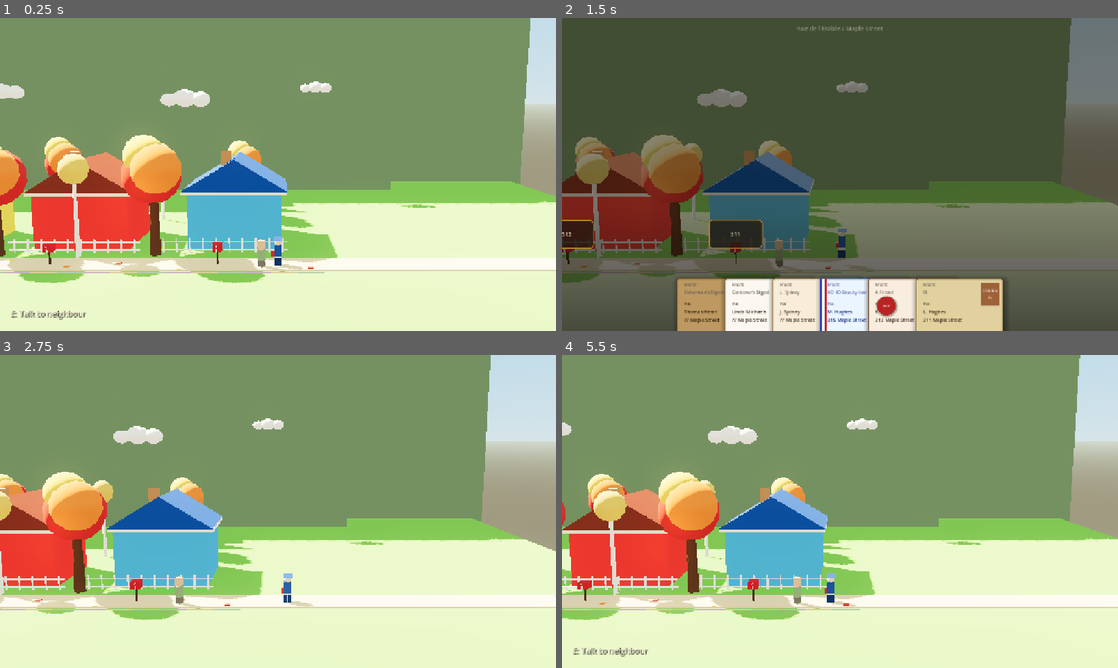
Above: before the commit, frames 1-4 (two rows, left to right).
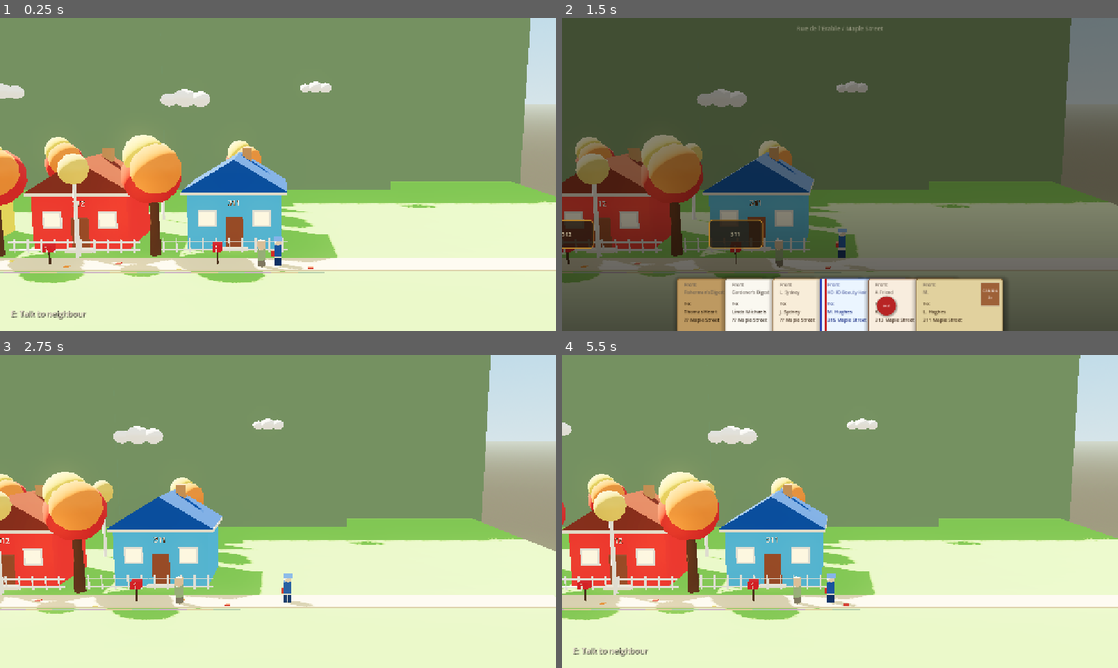
Above: after the commit, the same moments.

Repository: mariam-arab/Mailman
Game: Godot game, scene res://scenes/levels/neighborhood_01.tscn
Two runs of this game, one before a commit and one after it. Both use one fixed random seed, a clock stepped at 60 frames per second and the inputs below.
Inputs (mouse positions are in pixels of both pictures, inside the frame that each line leads up to):
- Up to frame 1 (0.25 s): no input
- Up to frame 2 (1.5 s): tap Enter at 0.5 s; move the mouse to (962, 158) at 0.52 s; hold D (move_right) 0.53-1.25 s; hold Tab (inspect_mail) 0.53-1.25 s; click (962, 158) at 0.67 s; tap Space (jump) at 0.77 s; drag from (728, 190) to (812, 237) at 1.27 s
- Up to frame 3 (2.75 s): move the mouse to (333, 442) at 2.02 s; hold D (move_right) from 2.03 s (still down); hold Tab (inspect_mail) from 2.03 s (still down)
- Up to frame 4 (5.5 s): release D (move_right) at 2.75 s; release Tab (inspect_mail) at 2.75 s; drag from (812, 574) to (673, 464) at 2.77 s; move the mouse to (1006, 558) at 3.52 s; hold A (move_left) 3.53-4.25 s; hold Tab (inspect_mail) 3.53-4.25 s; tap Space (jump) at 3.77 s; drag from (673, 464) to (756, 433) at 4.27 s; move the mouse to (867, 511) at 5.02 s; hold A (move_left) from 5.03 s (still down); hold Tab (inspect_mail) from 5.03 s (still down); click (867, 511) at 5.17 s

The runs differ from the first frame. In frame 1, 1.6% of the frame differs, in the area x 7-49%, y 41-76%; in frame 2, 1.2%; in frame 3, 1.4%; in frame 4, 1.6%.

Commit message:
rotate and add numbers to houses

Diff:
--- a/scenes/levels/neighborhood_01.tscn
+++ b/scenes/levels/neighborhood_01.tscn
@@ -223,7 +223,7 @@
 surface_material_override/0 = SubResource("Material_sidewalk")
 
 [node name="HouseA" parent="." unique_id=2095439637 instance=ExtResource("4_house")]
-transform = Transform3D(0, 0, 1.3, 0, 1.3, 0, -1.3, 0, 0, -6.4, 0, -11)
+transform = Transform3D(0, 0, -1.3, 0, 1.3, 0, 1.3, 0, 0, -6.4, 0, -11)
 body_color = Color(0.22, 0.65, 0.88, 1)
 roof_color = Color(0.15, 0.32, 0.62, 1)
 house_label = "311"
@@ -234,7 +234,7 @@
 house_label = "311"
 
 [node name="HouseB" parent="." unique_id=1786162234 instance=ExtResource("4_house")]
-transform = Transform3D(0, 0, 1.3, 0, 1.3, 0, -1.3, 0, 0, -6, 0, -0.5)
+transform = Transform3D(0, 0, -1.3, 0, 1.3, 0, 1.3, 0, 0, -6, 0, -0.5)
 body_color = Color(0.92, 0.2, 0.18, 1)
 roof_color = Color(0.5, 0.22, 0.15, 1)
 house_label = "312"
@@ -245,7 +245,7 @@
 house_label = "312"
 
 [node name="HouseC" parent="." unique_id=1504425202 instance=ExtResource("4_house")]
-transform = Transform3D(0, 0, 1.3, 0, 1.3, 0, -1.3, 0, 0, -5.8, 0, 10.2)
+transform = Transform3D(0, 0, -1.3, 0, 1.3, 0, 1.3, 0, 0, -5.8, 0, 10.2)
 body_color = Color(0.96, 0.84, 0.15, 1)
 roof_color = Color(0.55, 0.38, 0.12, 1)
 house_label = "313"
@@ -256,7 +256,7 @@
 house_label = "313"
 
 [node name="HouseD" parent="." unique_id=607186217 instance=ExtResource("4_house")]
-transform = Transform3D(0, 0, 1.3, 0, 1.3, 0, -1.3, 0, 0, -6.2, 0, 21)
+transform = Transform3D(0, 0, -1.3, 0, 1.3, 0, 1.3, 0, 0, -6.2, 0, 21)
 body_color = Color(0.22, 0.78, 0.5, 1)
 roof_color = Color(0.15, 0.42, 0.32, 1)
 house_label = "314"
@@ -267,7 +267,7 @@
 house_label = "314"
 
 [node name="HouseE" parent="." unique_id=738154609 instance=ExtResource("4_house")]
-transform = Transform3D(0, 0, 1.3, 0, 1.3, 0, -1.3, 0, 0, -5.9, 0, 31)
+transform = Transform3D(0, 0, -1.3, 0, 1.3, 0, 1.3, 0, 0, -5.9, 0, 31)
 body_color = Color(0.92, 0.5, 0.2, 1)
 roof_color = Color(0.48, 0.26, 0.12, 1)
 house_label = "315"
@@ -278,7 +278,7 @@
 house_label = "315"
 
 [node name="HouseF" parent="." unique_id=1544757676 instance=ExtResource("4_house")]
-transform = Transform3D(0, 0, 1.3, 0, 1.3, 0, -1.3, 0, 0, -6.3, 0, 41.2)
+transform = Transform3D(0, 0, -1.3, 0, 1.3, 0, 1.3, 0, 0, -6.3, 0, 41.2)
 body_color = Color(0.42, 0.68, 0.32, 1)
 roof_color = Color(0.26, 0.44, 0.18, 1)
 house_label = "316"
--- a/scripts/houses/house.gd
+++ b/scripts/houses/house.gd
@@ -23,6 +23,27 @@
 
 func _ready() -> void:
 	_apply_colors()
+	_add_number_sign()
+
+
+func _add_number_sign() -> void:
+	if house_label.is_empty():
+		return
+	var lbl := Label3D.new()
+	lbl.text            = house_label
+	lbl.font_size       = 64
+	lbl.outline_size    = 8
+	lbl.modulate        = Color(0.96, 0.91, 0.78, 1)
+	lbl.outline_modulate = Color(0.28, 0.16, 0.08, 1)
+	lbl.billboard       = BaseMaterial3D.BILLBOARD_DISABLED
+	lbl.double_sided    = true
+	lbl.no_depth_test   = false
+	lbl.pixel_size      = 0.006
+	# Above the door (door is at local Z=-2.24, Y≈0.95). The house is rotated
+	# 90° Y in the level so local -Z faces the camera (+X world).
+	lbl.position        = Vector3(0.0, 2.6, -2.28)
+	lbl.scale           = Vector3(-1.0, 1.0, 1.0)
+	add_child(lbl)
 
 
 func _apply_colors() -> void:
